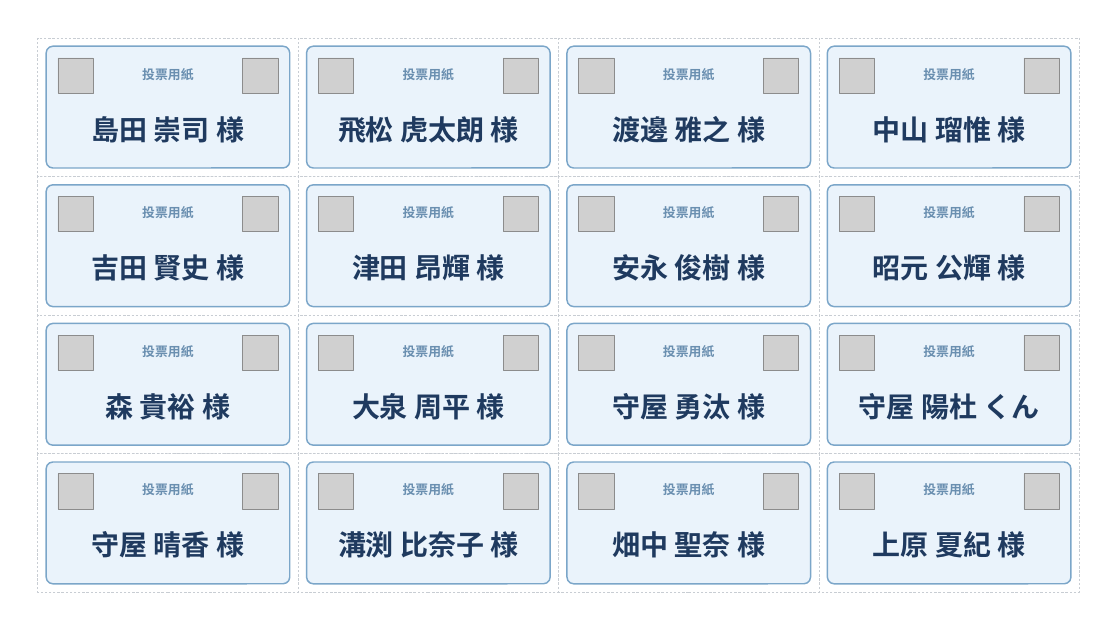
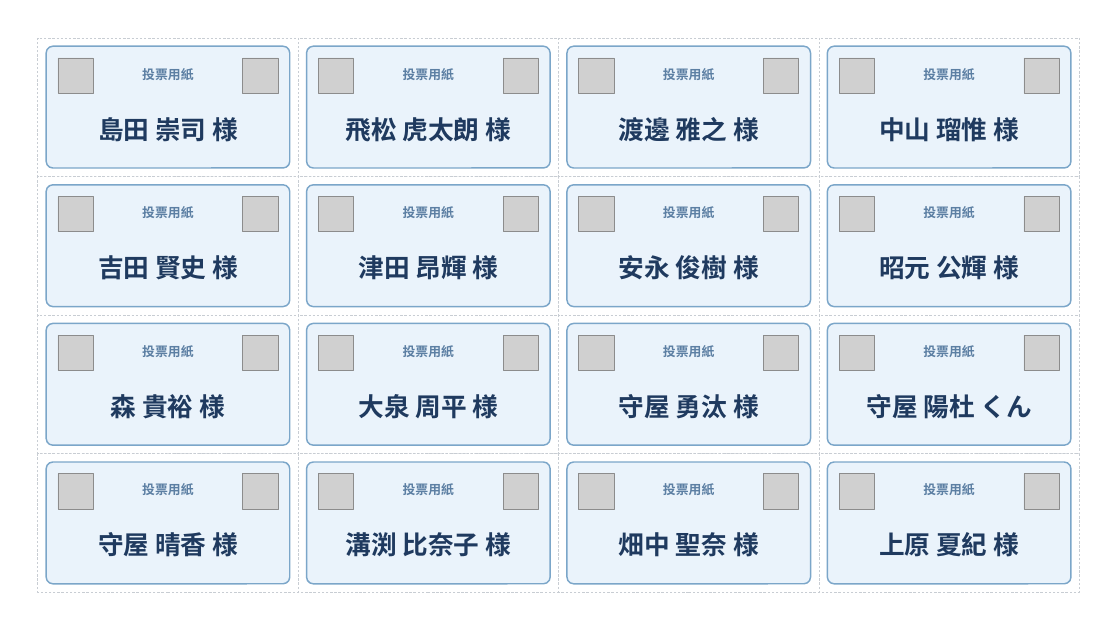
Before and after one commit to yuki5ilg/WeddingInvitations, a slide deck: slide 2 of voting_ballots.pptx. Drawn at 1120x630 pixels with LibreOffice and Linux fonts; fonts in the diff are those of the drawing; grey boxes stand for pictures. Boxes give left, top, right and bottom in pixels: in the first picture for what was removed or moved away, otherwise in the second. Text is boxed around its words. In the diff, an @@ line names an element or a change of style, - is before the commit and + after.

```diff
--- a/voting_ballots.pptx
+++ b/voting_ballots.pptx
@@ text colour #6A8FB0 to #5C7FA3 in 16 elements at [142,68,193,80], [403,68,454,80], [142,206,193,218], [403,206,454,218], [663,68,714,80], [923,68,974,80], [663,206,714,218], [923,206,974,218], [142,345,193,357], [403,345,454,357], [663,345,714,357], [923,345,974,357], [142,483,193,495], [403,483,454,495], [663,483,714,495], [923,483,974,495] @@
@@ size 24 to 22 pt, font Arial to Noto Sans CJK JP in 16 elements at [98,117,238,142], [346,117,511,142], [619,117,759,142], [879,117,1019,142], [98,255,238,280], [359,255,499,280], [619,255,759,280], [879,255,1019,280], [111,394,225,419], [359,394,499,419], [619,394,759,419], [866,394,1032,419], [98,532,238,557], [346,532,511,557], [619,532,759,557], [879,532,1019,557] @@
```
Also in this commit, not shown: 3 other slides changed, 3 slides added.
